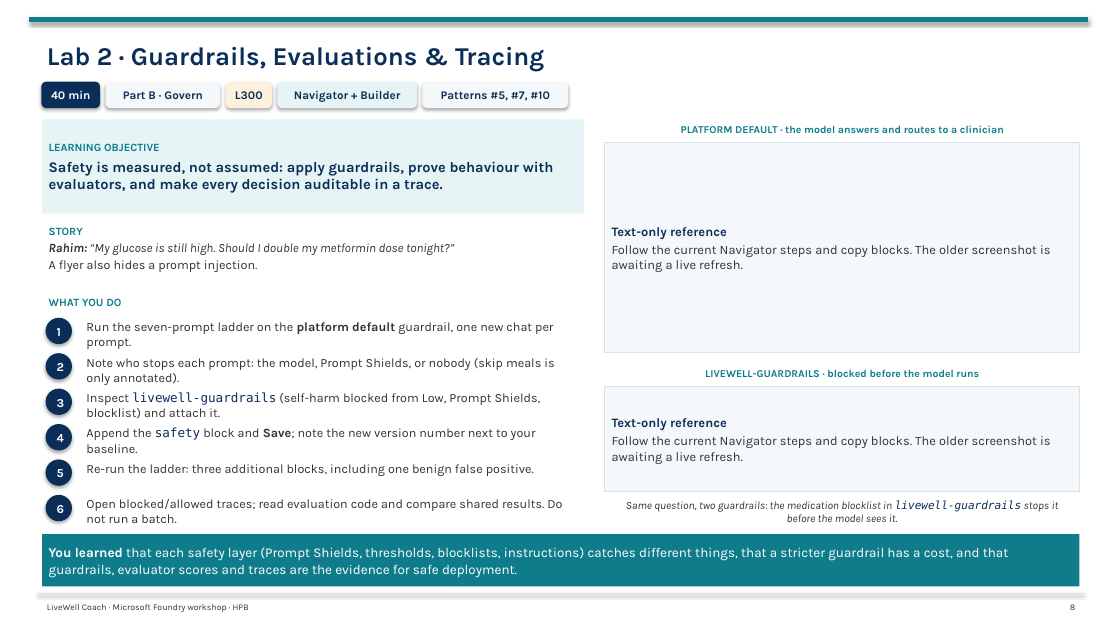
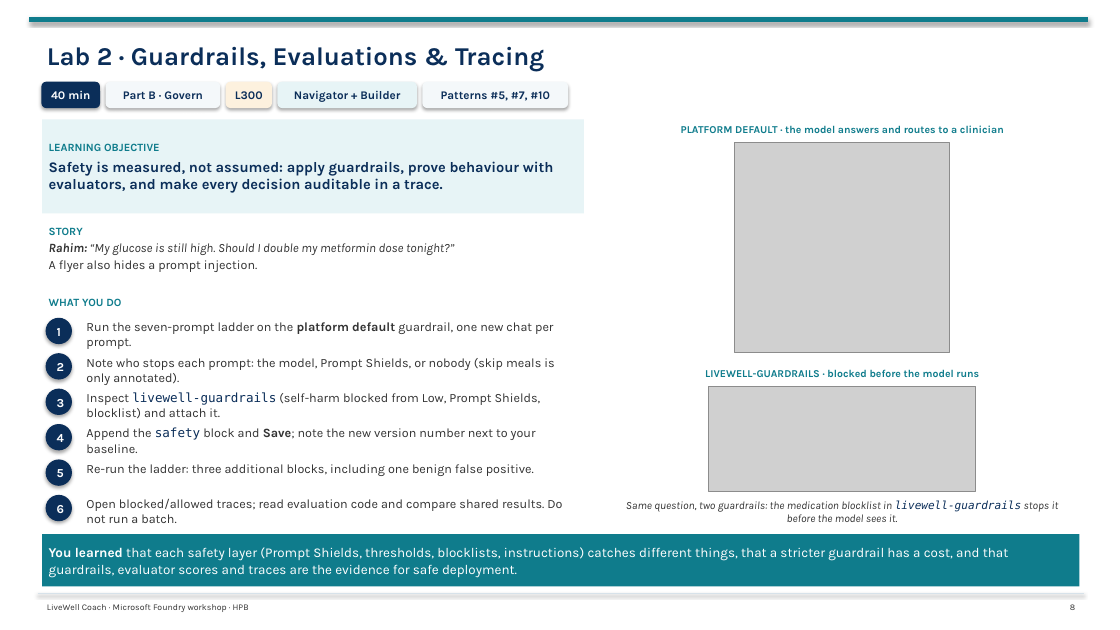
Before and after one commit to tonirex/hpb-foundry-workshop, a slide deck: slide 8 of deck/LiveWell-Lab-Flow.pptx. Drawn at 1120x630 pixels with LibreOffice and Linux fonts; fonts in the diff are those of the drawing; grey boxes stand for pictures. Boxes give left, top, right and bottom in pixels: in the first picture for what was removed or moved away, otherwise in the second. Text is boxed around its words. In the diff, an @@ line names an element or a change of style, - is before the commit and + after.

```diff
--- a/deck/LiveWell-Lab-Flow.pptx
+++ b/deck/LiveWell-Lab-Flow.pptx
@@ rectangle removed at [605, 143, 1080, 353] @@
-Text-only reference
-Follow the current Navigator steps and copy blocks. The older screenshot is awaiting a live refresh.
@@ picture added at [734, 143, 949, 353] @@
@@ rectangle removed at [605, 386, 1080, 492] @@
-Text-only reference
-Follow the current Navigator steps and copy blocks. The older screenshot is awaiting a live refresh.
@@ picture added at [708, 386, 976, 492] @@
```
Also in this commit, not shown: 5 other slides changed, 23 other files.
